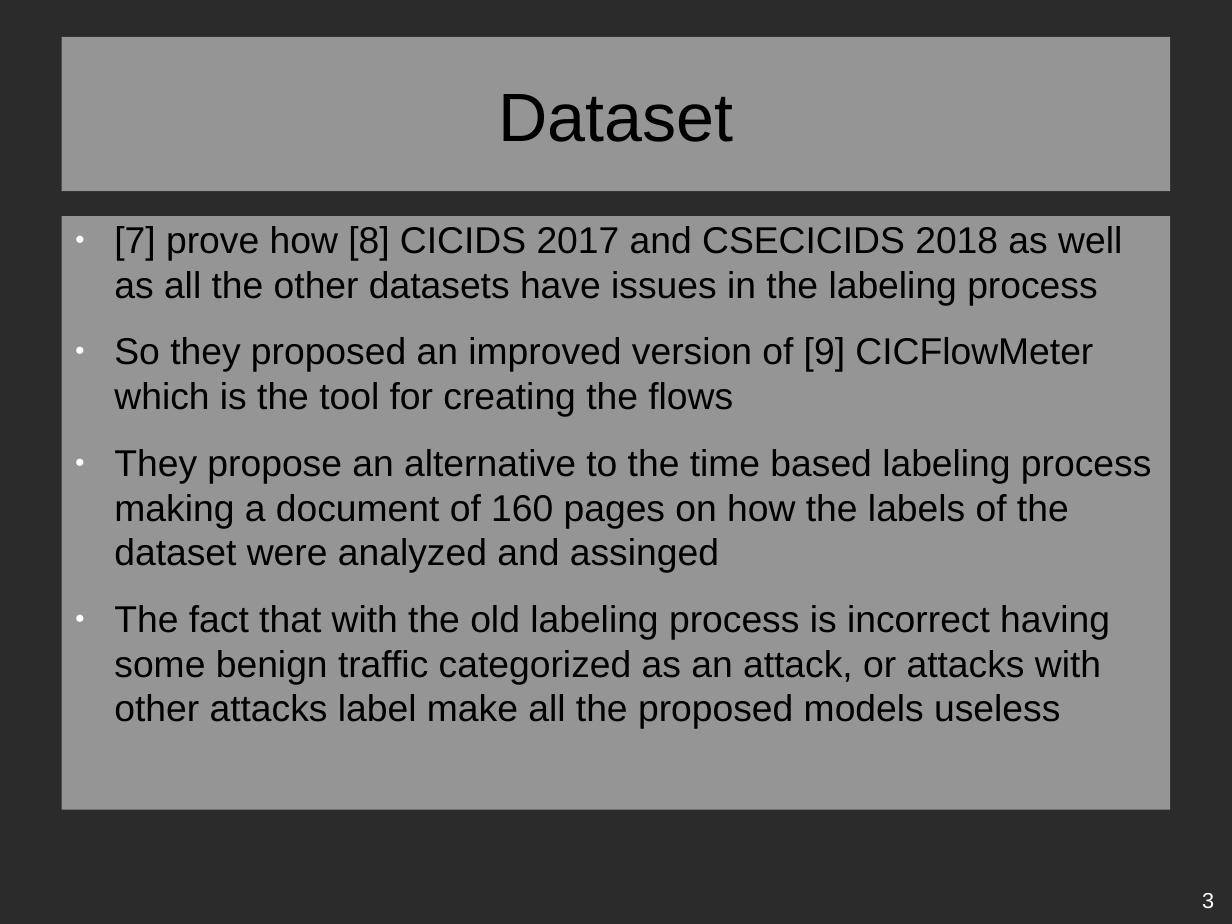
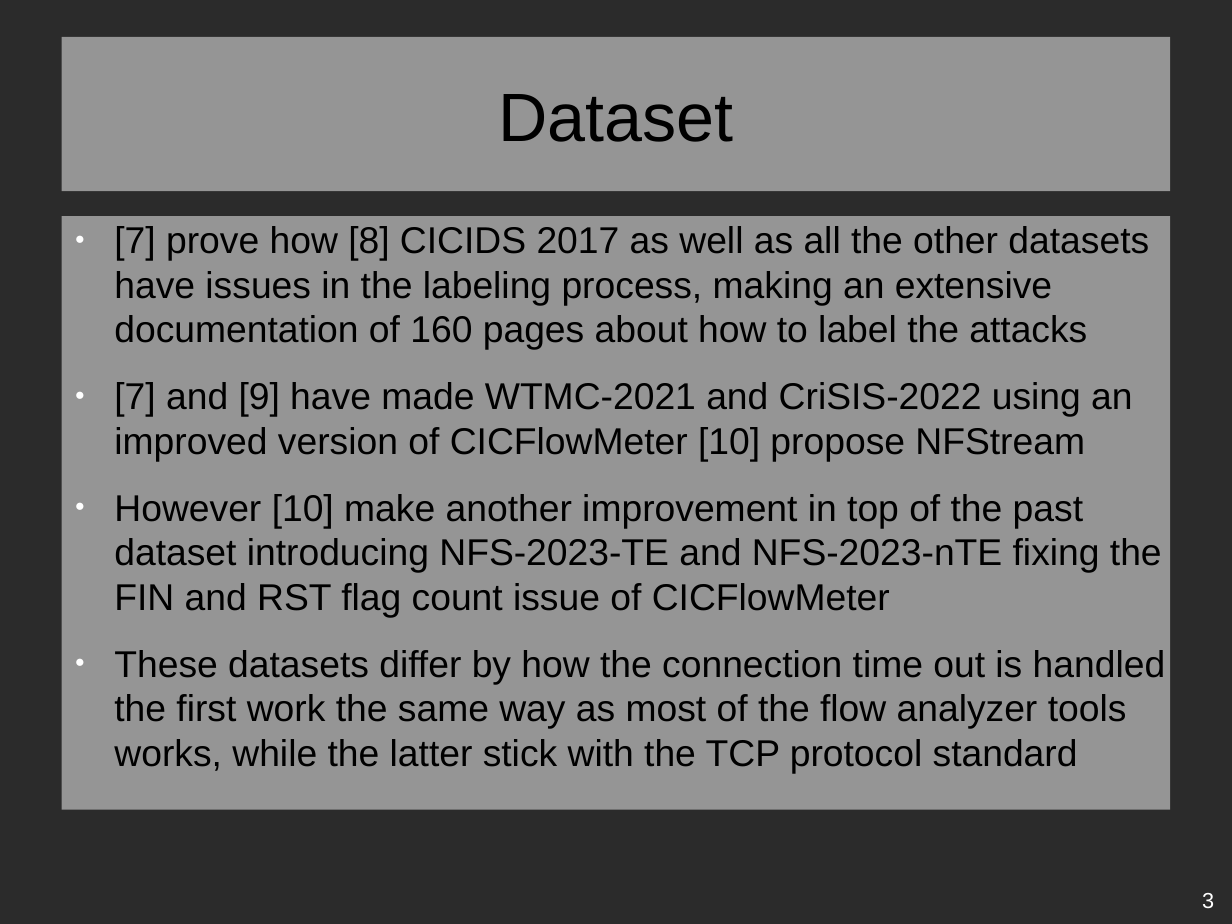
Before and after one commit to ludotosk/tesi, a slide deck: slide 3 of documents/presentazione-paper-review.odp. Drawn at 1232x924 pixels with LibreOffice and Linux fonts; fonts in the diff are those of the drawing; background and template pictures are left out; a plain dark background stands for a picture behind light text. Boxes give left, top, right and bottom in pixels: in the first picture for what was removed or moved away, otherwise in the second. Text is boxed around its words. In the diff, an @@ line names an element or a change of style, - is before the commit and + after.

```diff
--- a/documents/presentazione-paper-review.odp
+++ b/documents/presentazione-paper-review.odp
@@ text at bbox=[114, 226, 1166, 774]: text changed @@
-● [7] prove how [8] CICIDS 2017 and CSECICIDS 2018 as well as all the other datasets have issues in the labeling process
-● So they proposed an improved version of [9] CICFlowMeter which is the tool for creating the flows
-● They propose an alternative to the time based labeling process making a document of 160 pages on how the labels of the dataset were analyzed and assinged
-● The fact that with the old labeling process is incorrect having some benign traffic categorized as an attack, or attacks with other attacks label make all the proposed models useless
+● [7] prove how [8] CICIDS 2017 as well as all the other datasets have issues in the labeling process, making an extensive documentation of 160 pages about how to label the attacks
+● [7] and [9] have made WTMC-2021 and CriSIS-2022 using an improved version of CICFlowMeter [10] propose NFStream
+● However [10] make another improvement in top of the past dataset introducing NFS-2023-TE and NFS-2023-nTE fixing the FIN and RST flag count issue of CICFlowMeter
+● These datasets differ by how the connection time out is handled the first work the same way as most of the flow analyzer tools works, while the latter stick with the TCP protocol standard
```
Also in this commit, not shown: 1 other slide changed, 1 slide removed, 2 other files.
